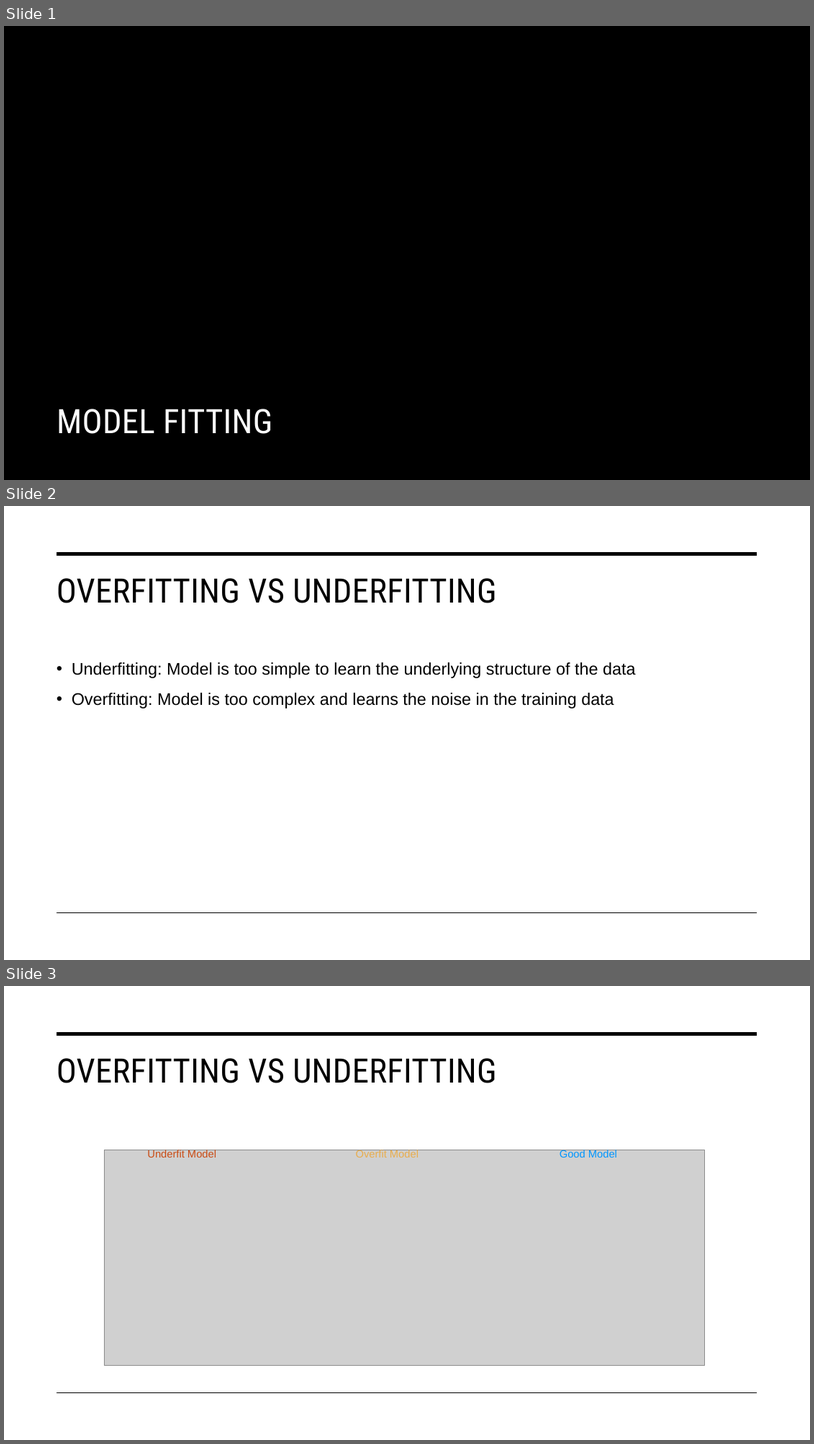
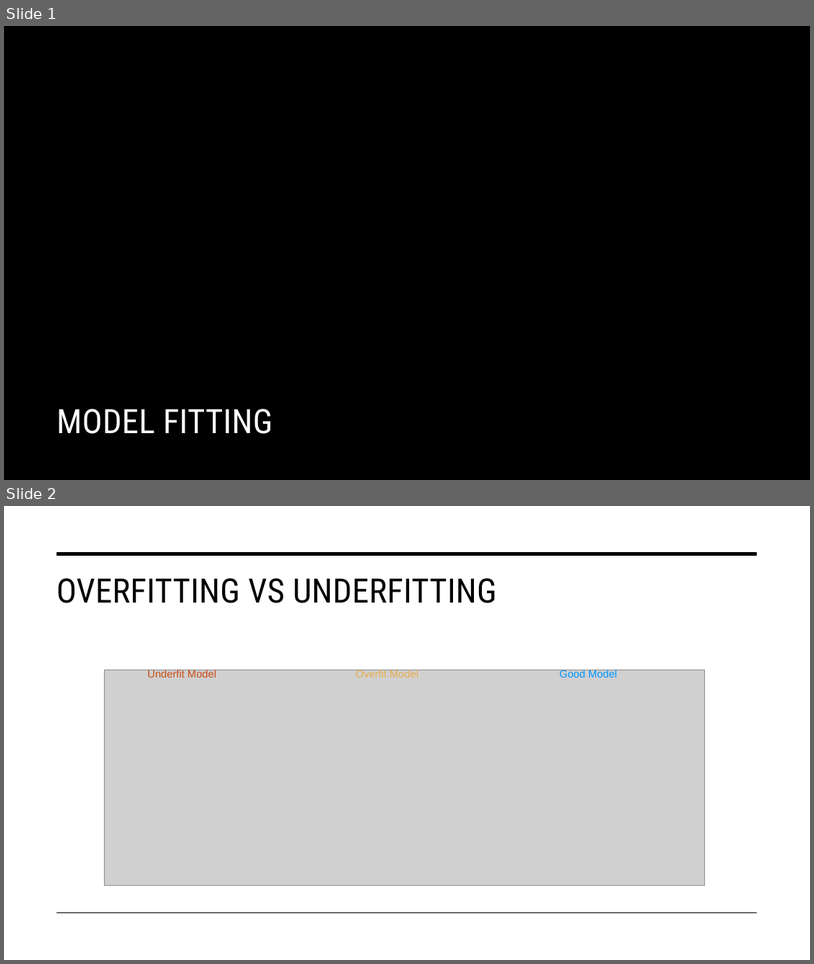
Before and after one commit to STAT-486-Fall-2026/course-content, a slide deck: slides/05-model-fitting.pptx. Shown one above the other, each under a label of ours: slides 1, 2 and 3 before the commit, slides 1 and 2 after it. The pictures are 814x1444 and 814x964 pixels, drawn with LibreOffice and Linux fonts; fonts in the diff are those of the drawing; grey boxes stand for pictures; background and template pictures are left out. Boxes give left, top, right and bottom in pixels: in the first picture for what was removed or moved away, otherwise in the second. Text is boxed around its words. In the diff, an @@ line names an element or a change of style, - is before the commit and + after.

```diff
--- a/slides/05-model-fitting.pptx
+++ b/slides/05-model-fitting.pptx
@@ slide 2 removed at (4, 506, 810, 960), background #FFFFFF; not listed: 2 template elements that a slide beside it also shows @@
@@ title removed at (57, 578, 496, 603) @@
-OVERFITTING VS UNDERFITTING
@@ text removed at (72, 662, 635, 708) @@
-• Underfitting: Model is too simple to learn the underlying structure of the data
-• Overfitting: Model is too complex and learns the noise in the training data
@@ what was slide 3 is now slide 2 @@
```
Also in this commit, not shown: 3 slides changed, 1 other file.
